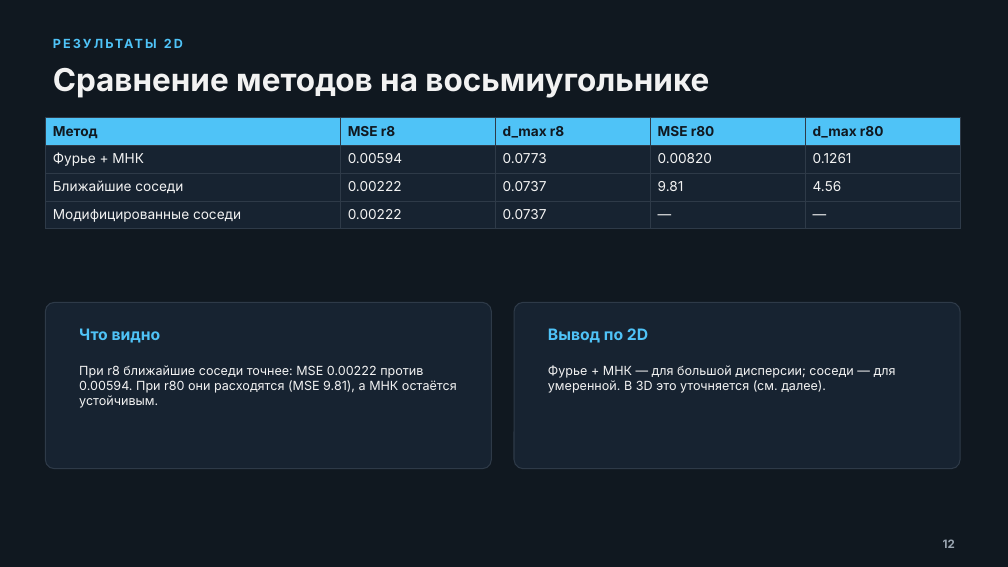
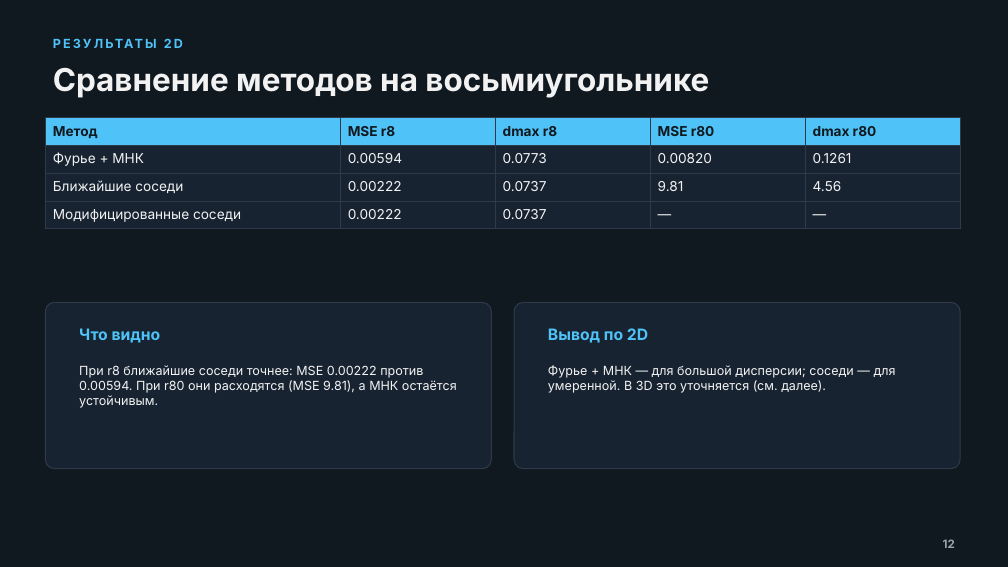
Before and after one commit to AlexQuasarStudio/Ogranka, a slide deck: slide 12 of point-cloud-3d-recovery.pptx. Drawn at 1008x567 pixels with LibreOffice and Linux fonts; fonts in the diff are those of the drawing. Boxes give left, top, right and bottom in pixels: in the first picture for what was removed or moved away, otherwise in the second. Text is boxed around its words. In the diff, an @@ line names an element or a change of style, - is before the commit and + after.

```diff
--- a/point-cloud-3d-recovery.pptx
+++ b/point-cloud-3d-recovery.pptx
@@ table at (45,117,960,226) @@
-row 1, column 3: d_max r8
+row 1, column 3: dmax r8
-row 1, column 5: d_max r80
+row 1, column 5: dmax r80
```
Also in this commit, not shown: 14 other slides changed, 1 other file.
